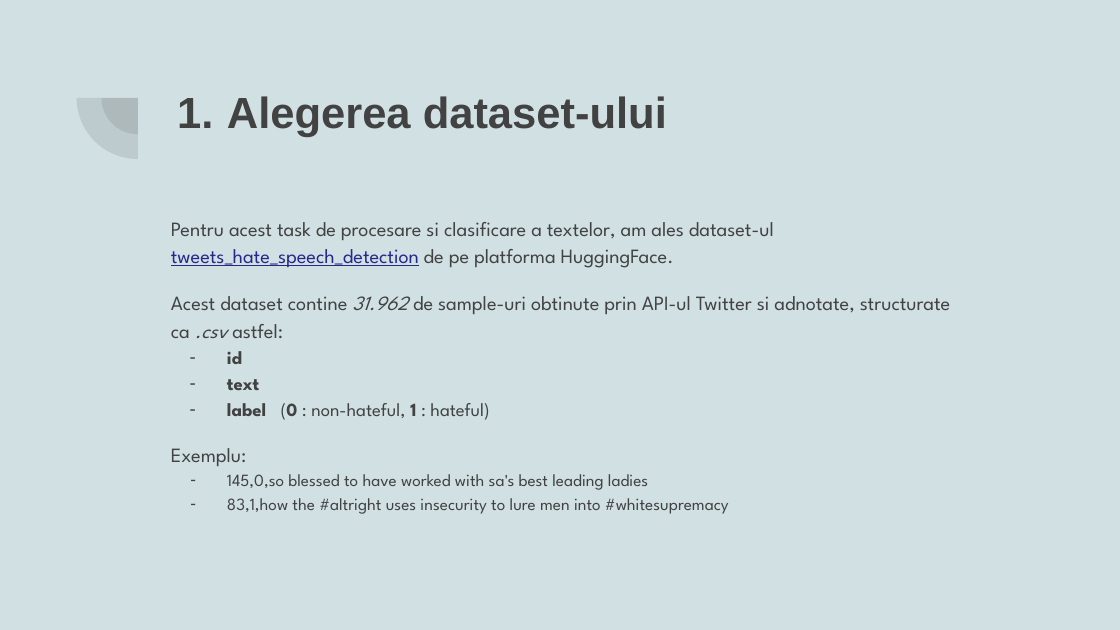
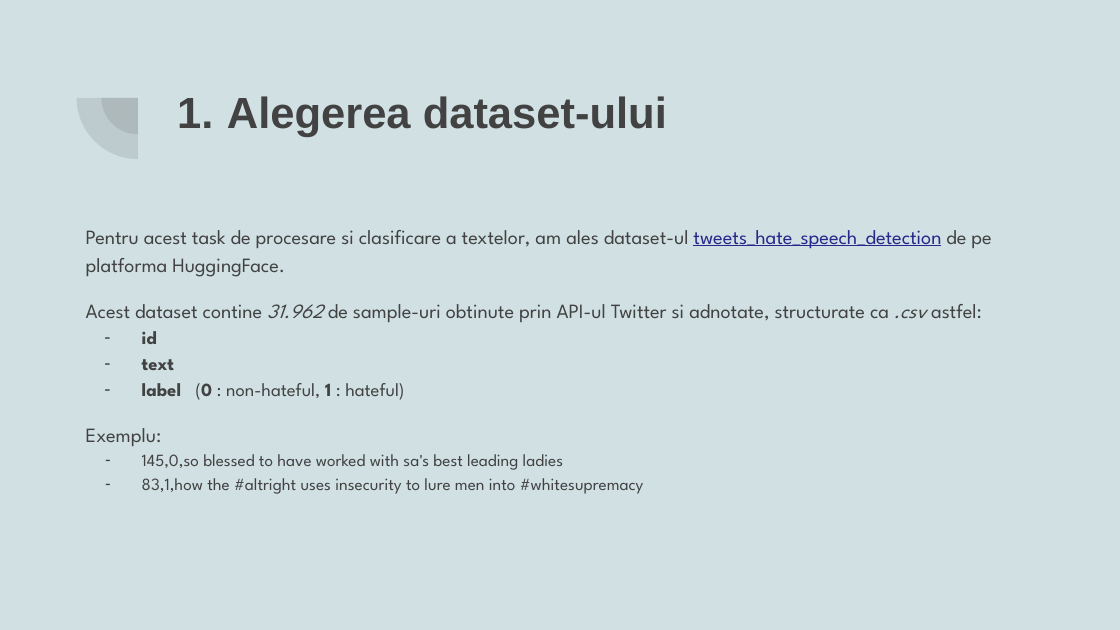
Before and after one commit to Cuciureanu-Dragos-Adrian/Foundations-of-NLP, a slide deck: slide 3 of Hate speech Analysis.pptx. Drawn at 1120x630 pixels with LibreOffice and Linux fonts; fonts in the diff are those of the drawing. Boxes give left, top, right and bottom in pixels: in the first picture for what was removed or moved away, otherwise in the second. Text is boxed around its words. In the diff, an @@ line names an element or a change of style, - is before the commit and + after.

```diff
--- a/Hate speech Analysis.pptx
+++ b/Hate speech Analysis.pptx
@@ text "Pentru acest task de procesare ..." rewrapped from [171,222,950,514] to [86,230,991,494] @@
```
Also in this commit, not shown: 6 other slides changed, 1 slide added, 2 other files.
